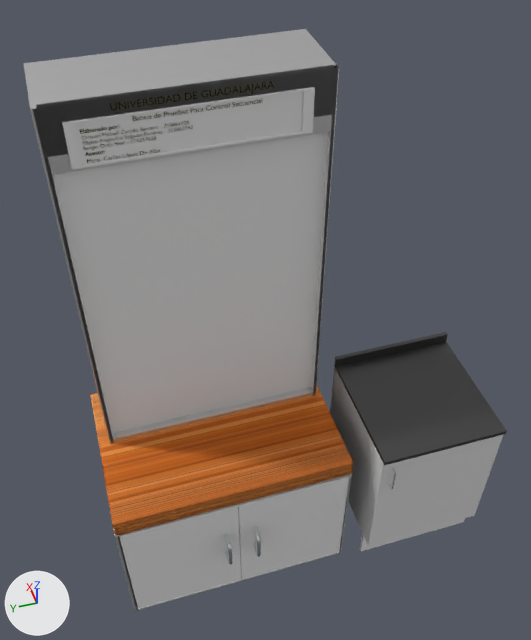
A saved change to the Blender file SecuenciaLabSimulator/Assets/Prefabs/V0.1 - Aparato Control Secuencial.blend.
The view is the same before and after, from a 50 mm lens placed at (-14.14, 2.45, 21.47), pointed at (-0.68, -1.63, 8.18). Arrows for +X, +Y and +Z are at lower left; the lights stay in place.

Objects in the first picture: 'Base Principal Madera', 'BaseInferiorMaQUINA', 'Baseboard1', 'Cabinet1_Door', 'Countertop1', 'Cube', 'Gabinete1', 'Handle', 'ParedDerechoSuperior', 'ParedFrontalSuperior', 'ParteSuperiorMaquina', 'PuertaDerecha', 'PuertaIzquierda'.
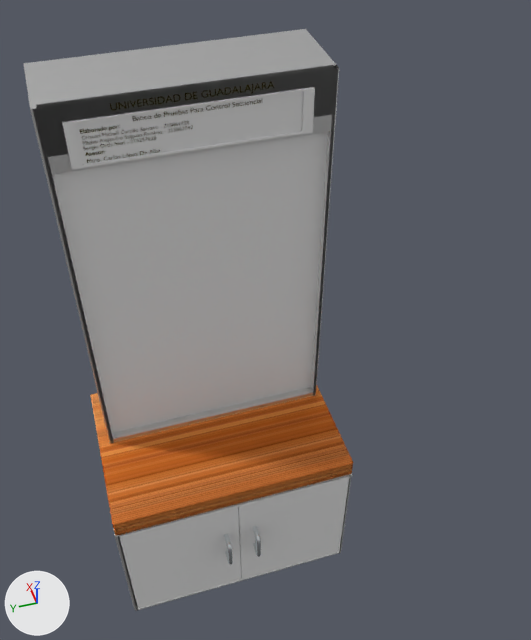
Diff of the bpy script that builds the scene:
```diff
--- a/SecuenciaLabSimulator/Assets/Prefabs/V0.1 - Aparato Control Secuencial.blend.py
+++ b/SecuenciaLabSimulator/Assets/Prefabs/V0.1 - Aparato Control Secuencial.blend.py
@@ ob_gabinete1 @@
-ob_gabinete1 = bpy.data.objects.new('Gabinete1', me_cabinet1)
-ob_gabinete1.location = (-0.34, -3.87, 1.15)
-ob_gabinete1.rotation_euler = (0.0, 0.0, -1.571)  # degrees (0, 0, -90)
-ob_gabinete1.scale = (6.0, 6.0, 6.0)
@@ ob_baseboard1 @@
 ob_baseboard1 = bpy.data.objects.new('Baseboard1', me_baseboard1)
-ob_baseboard1.parent = ob_gabinete1
 ob_baseboard1.location = (0.0, -0.531, -0.16)
@@ ob_countertop1 @@
 ob_countertop1 = bpy.data.objects.new('Countertop1', me_countertop1)
-ob_countertop1.parent = ob_gabinete1
 ob_countertop1.location = (0.0, 0.0, 0.7)
@@ ob_cabinet1_door @@
-ob_cabinet1_door = bpy.data.objects.new('Cabinet1_Door', me_cabinet1_door)
-ob_cabinet1_door.parent = ob_gabinete1
-ob_cabinet1_door.location = (0.599, -0.591, 0.0)
@@ ob_handle @@
 ob_handle = bpy.data.objects.new('Handle', me_handle)
-ob_handle.parent = ob_cabinet1_door
 ob_handle.location = (-0.545, -0.018, 0.576)
```

Where the change shows, as pixel boxes (x1, y1, x2, y2) in the pictures (531 x 640 px):
'Countertop1', moved (not visible afterwards): before (334, 332, 507, 465)
'Cabinet1_Door', deleted: before (367, 434, 504, 546)
'Gabinete1', deleted: before (330, 367, 382, 542)
'Baseboard1', moved (not visible afterwards): before (360, 518, 465, 551)
'Handle', moved (not visible afterwards): before (389, 467, 396, 489)
